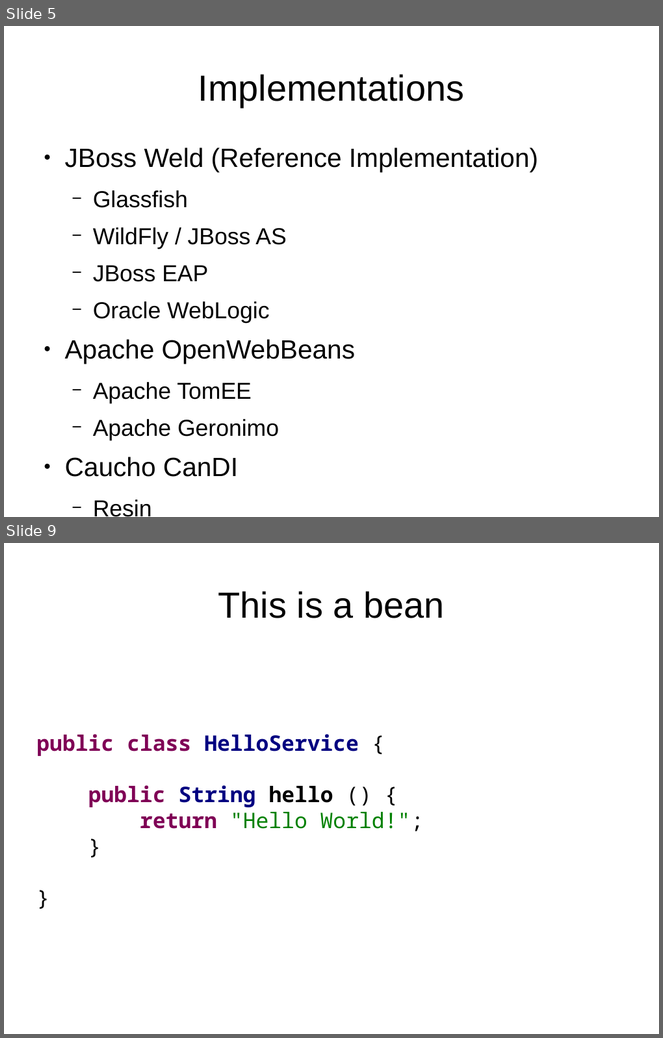
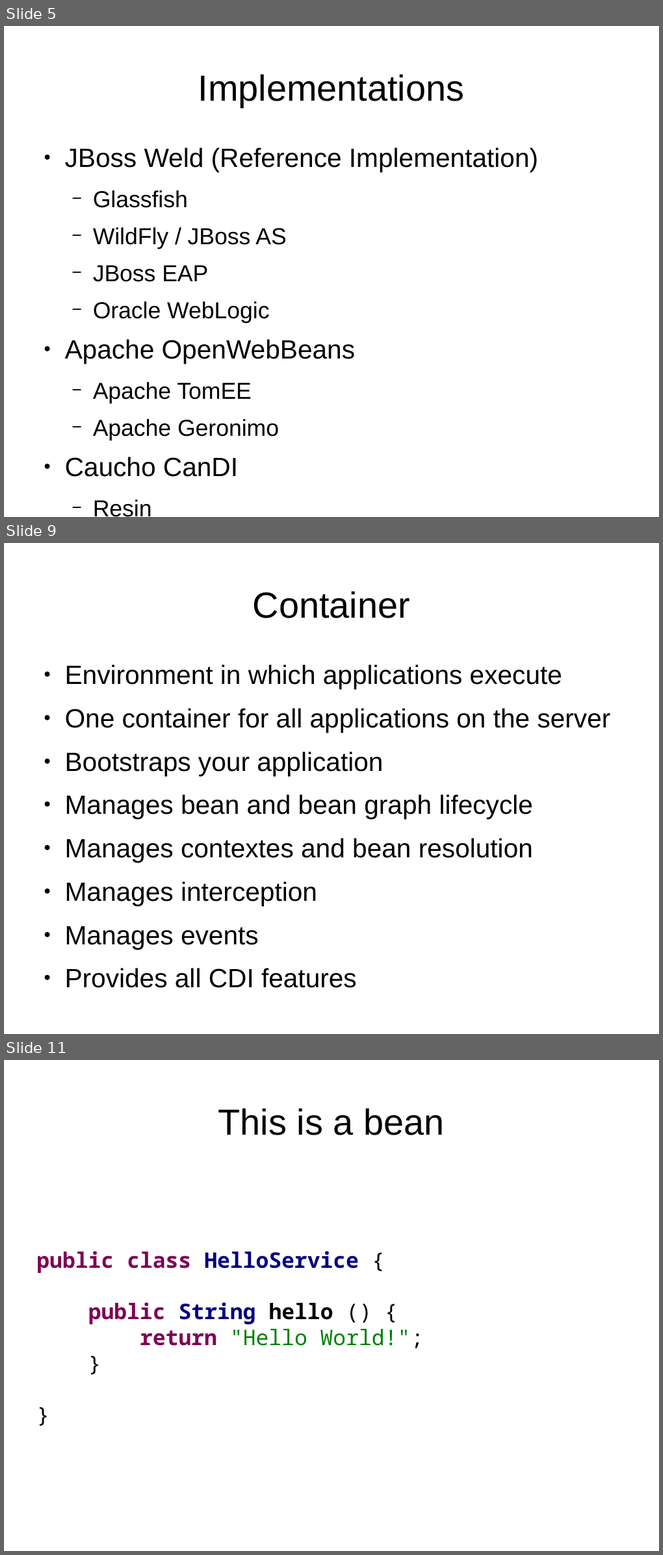
Before and after one commit to FrigoCoder/CDI, a slide deck: CDI.odp. Shown one above the other, each under a label of ours: slides 5 and 9 before the commit, slides 5, 9 and 11 after it; the slides between them are not shown. The pictures are 663x1038 and 663x1555 pixels, drawn with LibreOffice and Linux fonts; fonts in the diff are those of the drawing. Boxes give left, top, right and bottom in pixels: in the first picture for what was removed or moved away, otherwise in the second. Text is boxed around its words. In the diff, an @@ line names an element or a change of style, - is before the commit and + after.

```diff
--- a/CDI.odp
+++ b/CDI.odp
@@ slide 9 added at (x1=4, y1=543, x2=659, y2=1034), background #FFFFFF @@
@@ title added at (x1=253, y1=591, x2=410, y2=618), 44 pt, text #000000 @@
+Container
@@ text added at (x1=65, y1=665, x2=611, y2=988), 32 pt, text #000000 @@
+● Environment in which applications execute
+● One container for all applications on the server
+● Bootstraps your application
+● Manages bean and bean graph lifecycle
+● Manages contextes and bean resolution
+● Manages interception
+● Manages events
+● Provides all CDI features
@@ what was slide 9 is now slide 11 @@
```
Also in this commit, not shown: 2 slides changed, 6 other slides added, 2 slides removed, 5 other files.
